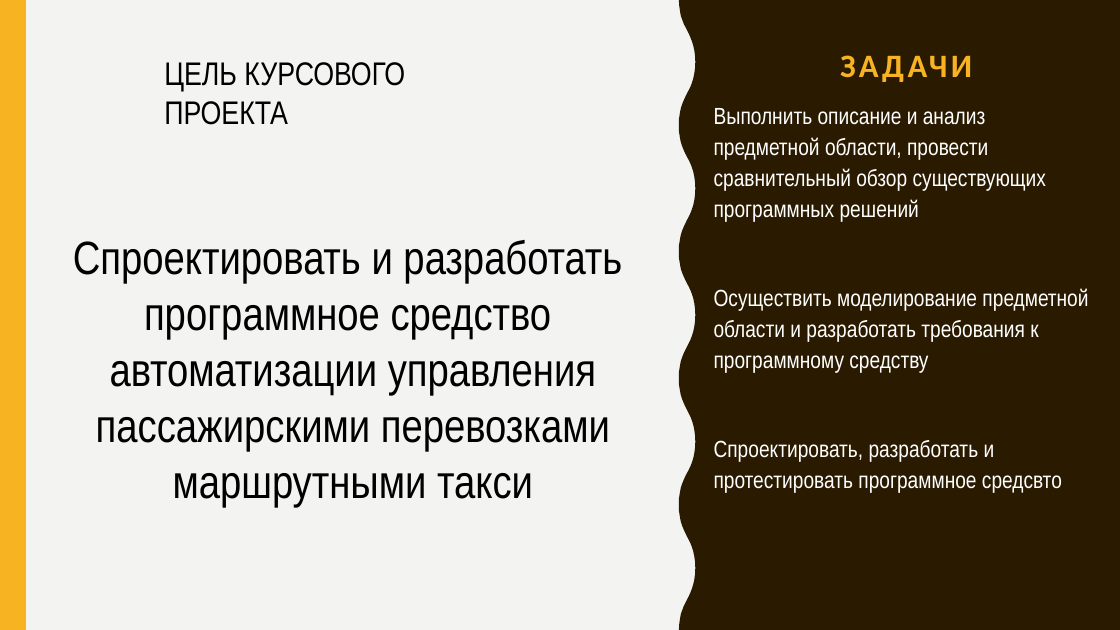
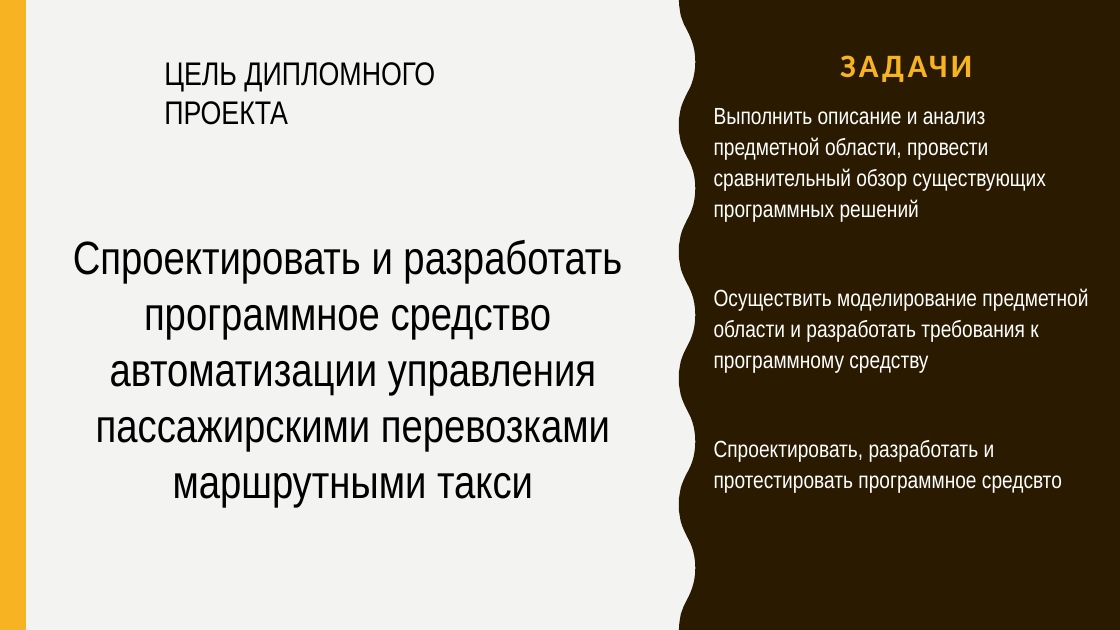
Before and after one commit to D1le1/Route-Ordering-App, a slide deck: slide 3 of PrintMaterial/Презентация Microsoft PowerPoint.pptx. Drawn at 1120x630 pixels with LibreOffice and Linux fonts; fonts in the diff are those of the drawing. Boxes give left, top, right and bottom in pixels: in the first picture for what was removed or moved away, otherwise in the second. Text is boxed around its words. In the diff, an @@ line names an element or a change of style, - is before the commit and + after.

```diff
--- a/PrintMaterial/Презентация Microsoft PowerPoint.pptx
+++ b/PrintMaterial/Презентация Microsoft PowerPoint.pptx
@@ text at box(164, 62, 435, 125): text changed; text colour #3C3836 to #000000 @@
-ЦЕЛЬ КУРСОВОГО ПРОЕКТА
+ЦЕЛЬ ДИПЛОМНОГО ПРОЕКТА
```
Also in this commit, not shown: 7 other slides changed, 10 other files.
